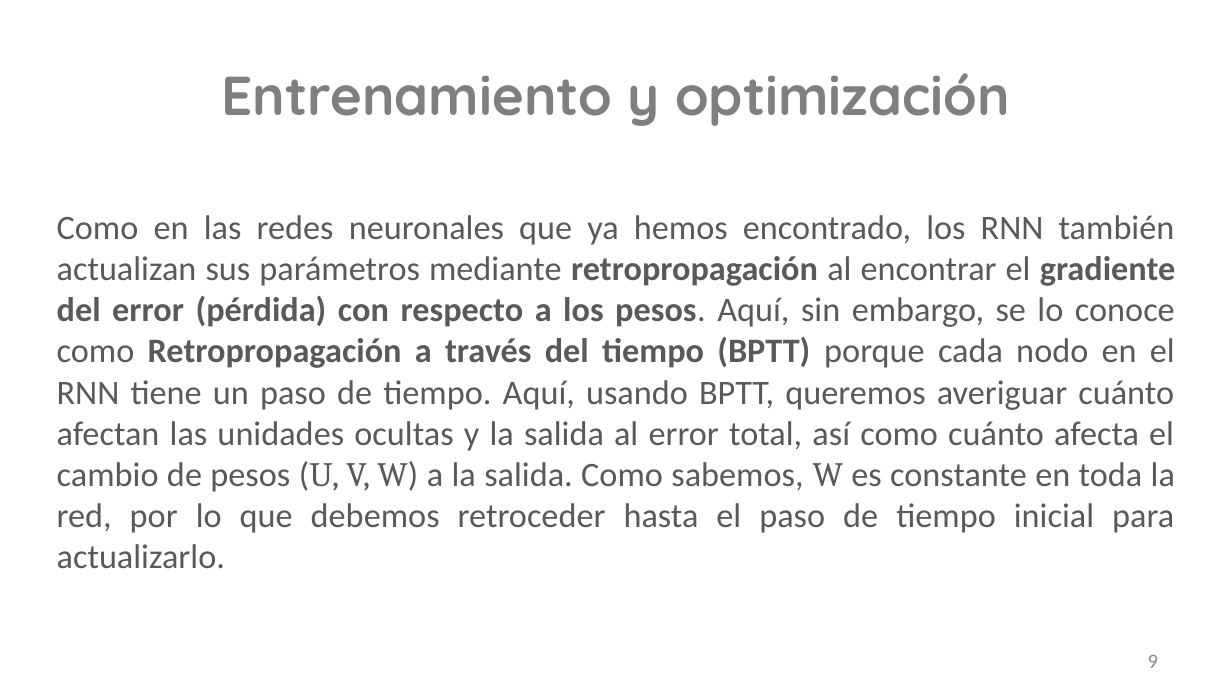
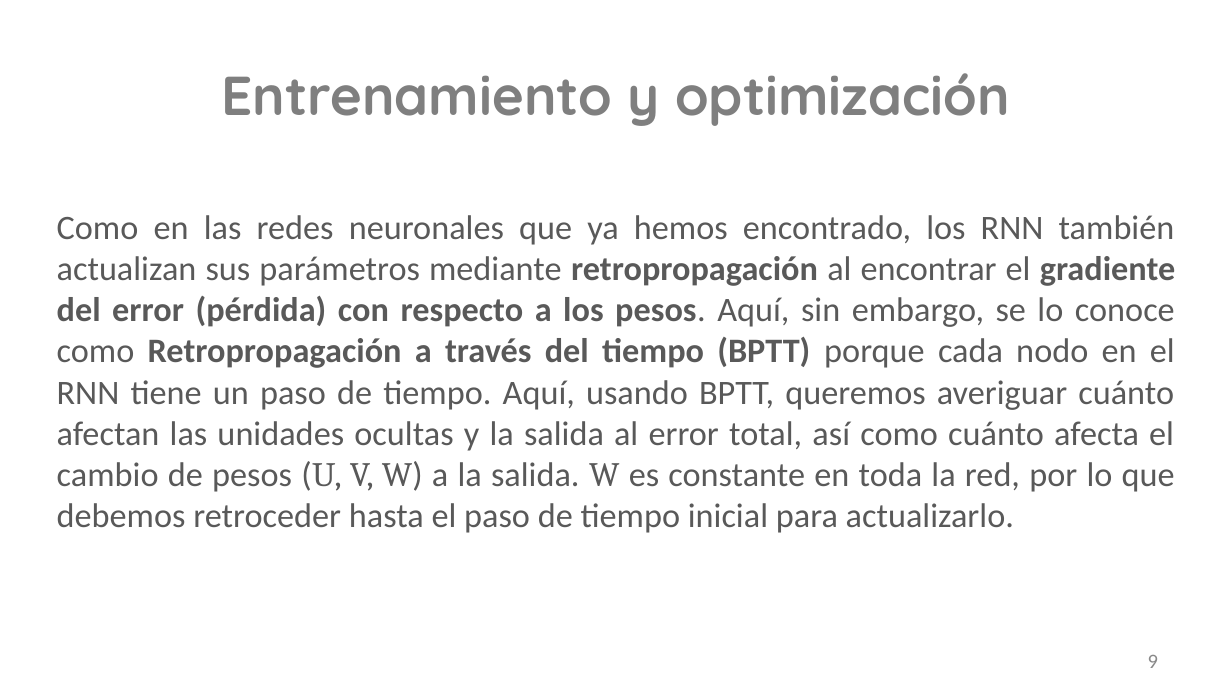
Before and after one commit to shanthalchs/Python-DeepLearning, a slide deck: slide 9 of Python/RNN Deep Learning.pptx. Drawn at 1232x693 pixels with LibreOffice and Linux fonts; fonts in the diff are those of the drawing; background and template pictures are left out. Boxes give left, top, right and bottom in pixels: in the first picture for what was removed or moved away, otherwise in the second. Text is boxed around its words. In the diff, an @@ line names an element or a change of style, - is before the commit and + after.

```diff
--- a/Python/RNN Deep Learning.pptx
+++ b/Python/RNN Deep Learning.pptx
@@ text at <box>57,215,1175,533</box>: text changed @@
-Como en las redes neuronales que ya hemos encontrado, los RNN también actualizan sus parámetros mediante retropropagación al encontrar el gradiente del error (pérdida) con respecto a los pesos. Aquí, sin embargo, se lo conoce como Retropropagación a través del tiempo (BPTT) porque cada nodo en el RNN tiene un paso de tiempo. Aquí, usando BPTT, queremos averiguar cuánto afectan las unidades ocultas y la salida al error total, así como cuánto afecta el cambio de pesos (U, V, W) a la salida. Como sabemos, W es constante en toda la red, por lo que debemos retroceder hasta el paso de tiempo inicial para actualizarlo.
+Como en las redes neuronales que ya hemos encontrado, los RNN también actualizan sus parámetros mediante retropropagación al encontrar el gradiente del error (pérdida) con respecto a los pesos. Aquí, sin embargo, se lo conoce como Retropropagación a través del tiempo (BPTT) porque cada nodo en el RNN tiene un paso de tiempo. Aquí, usando BPTT, queremos averiguar cuánto afectan las unidades ocultas y la salida al error total, así como cuánto afecta el cambio de pesos (U, V, W) a la salida. W es constante en toda la red, por lo que debemos retroceder hasta el paso de tiempo inicial para actualizarlo.
```
Also in this commit, not shown: 1 other slide changed, 56 other files.
